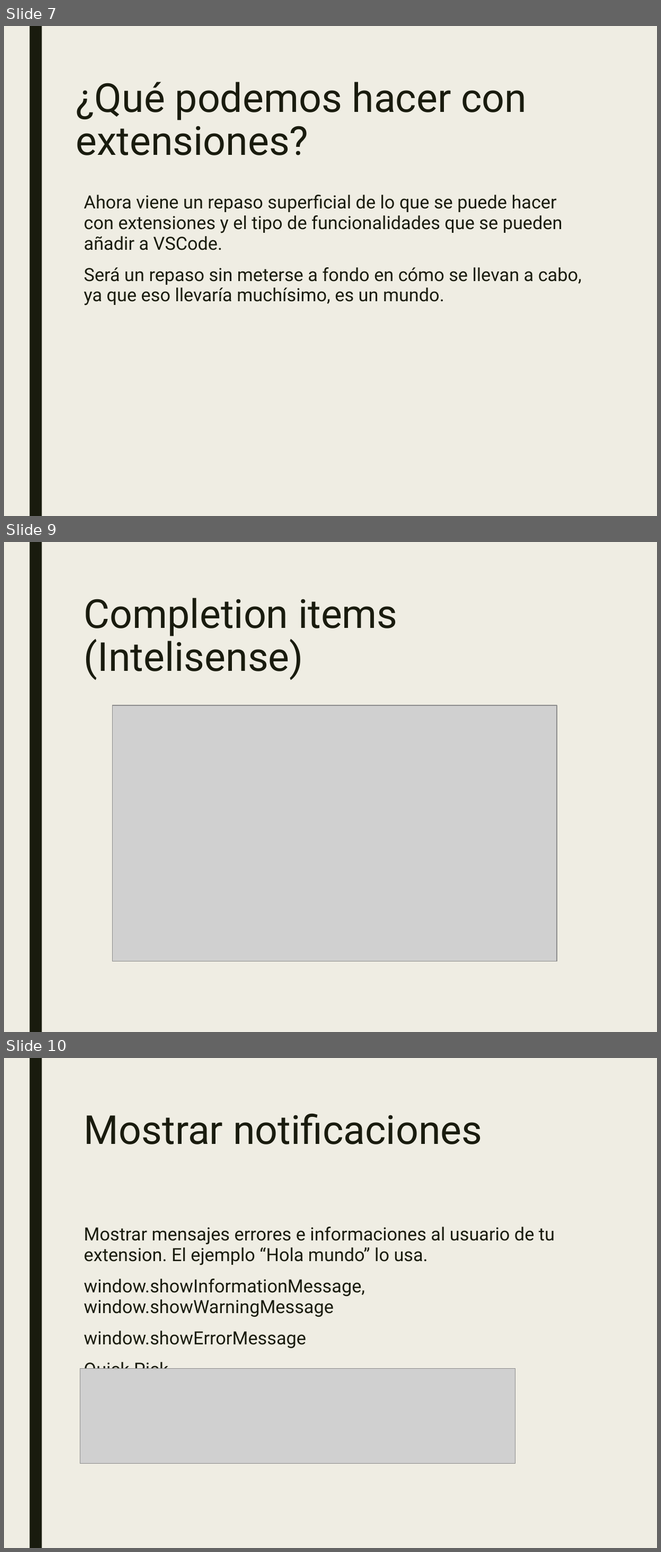
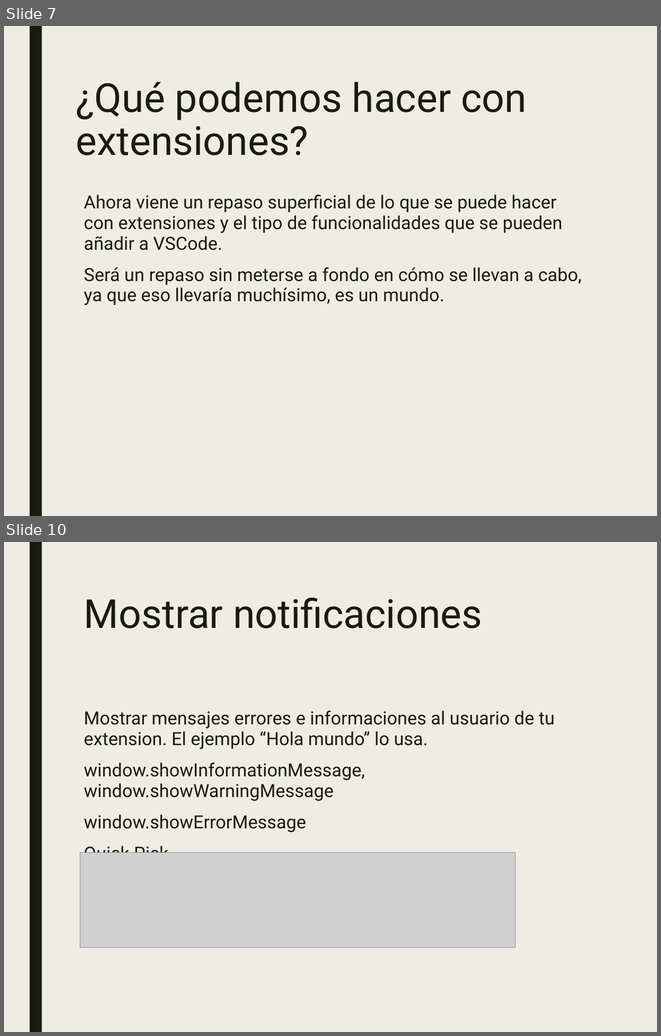
Before and after one commit to JalmarazMartn/dotnetrioja1, a slide deck: VSCODE Extensiones.ppt. Shown one above the other, each under a label of ours: slides 7, 9 and 10 before the commit, slides 7 and 10 after it; the slides between them are not shown. The pictures are 661x1552 and 661x1036 pixels, drawn with LibreOffice and Linux fonts; fonts in the diff are those of the drawing; grey boxes stand for pictures. Boxes give left, top, right and bottom in pixels: in the first picture for what was removed or moved away, otherwise in the second. Text is boxed around its words. In the diff, an @@ line names an element or a change of style, - is before the commit and + after.

```diff
--- a/VSCODE Extensiones.ppt
+++ b/VSCODE Extensiones.ppt
@@ slide 9 removed at <box>4,542,657,1032</box>, background #EFEDE3; not listed: 1 template element that a slide beside it also shows @@
@@ title removed at <box>84,598,398,680</box> @@
-Completion items (Intelisense)
@@ picture removed at <box>113,705,557,961</box> @@
```
Also in this commit, not shown: 5 slides changed, 3 slides added, 1 other slide removed.
